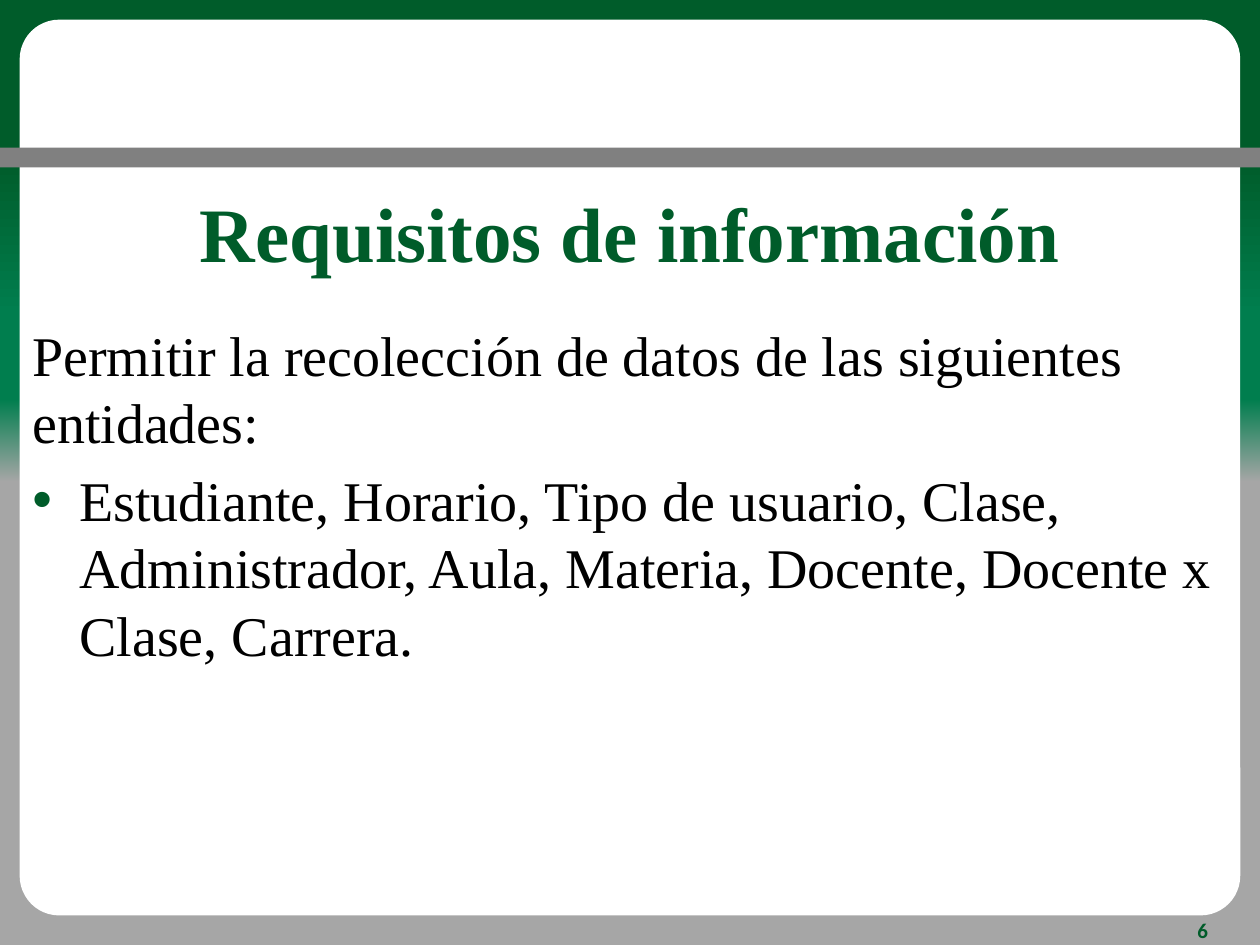
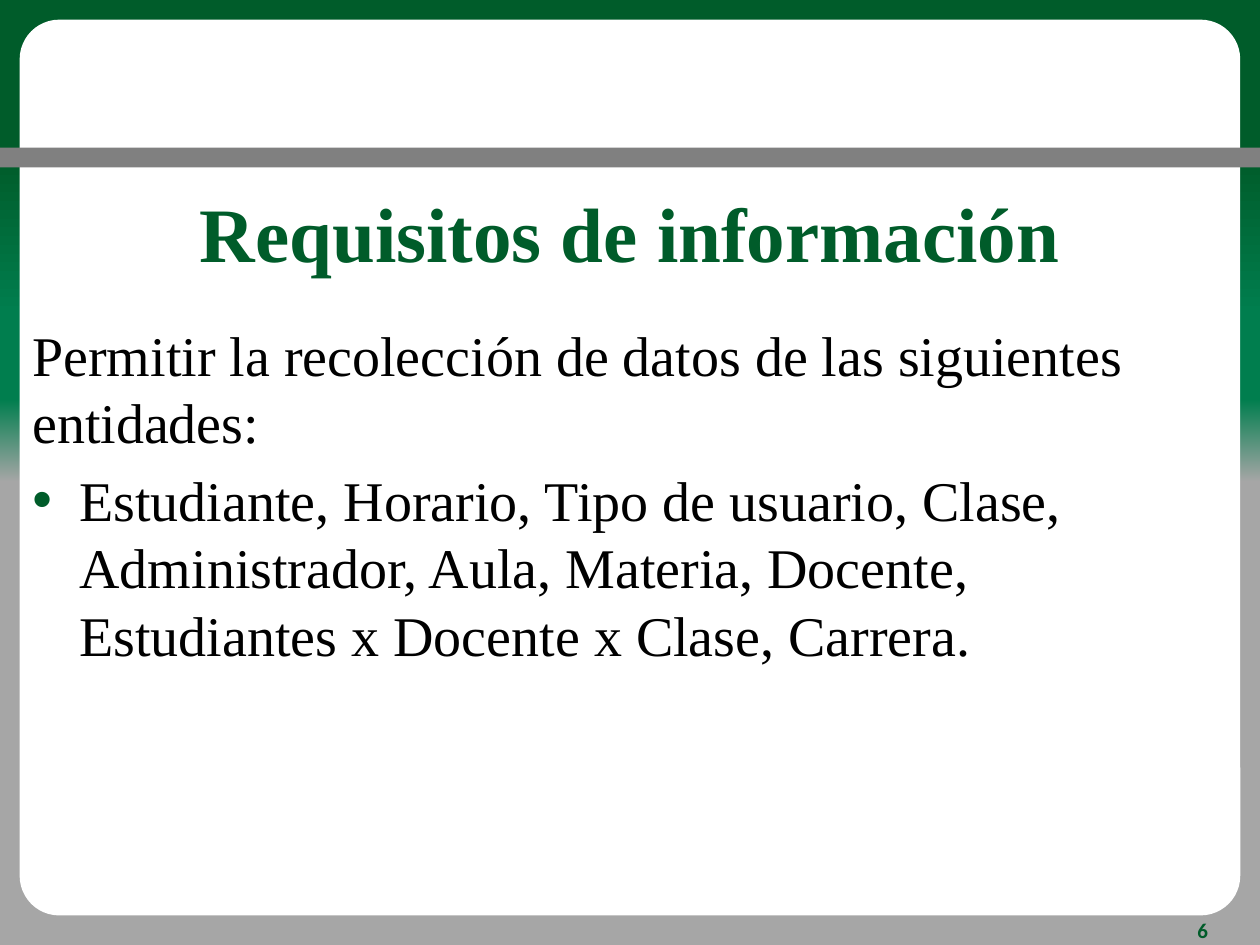
Before and after one commit to JDavidHR/Integrador, a slide deck: slide 6 of Documentos/Proyecto/Power_Point_Requerimientos.pptx. Drawn at 1260x945 pixels with LibreOffice and Linux fonts; fonts in the diff are those of the drawing; background and template pictures are left out. Boxes give left, top, right and bottom in pixels: in the first picture for what was removed or moved away, otherwise in the second. Text is boxed around its words. In the diff, an @@ line names an element or a change of style, - is before the commit and + after.

```diff
--- a/Documentos/Proyecto/Power_Point_Requerimientos.pptx
+++ b/Documentos/Proyecto/Power_Point_Requerimientos.pptx
@@ text at (x1=80, y1=482, x2=1060, y2=665): text changed @@
-• Estudiante, Horario, Tipo de usuario, Clase, Administrador, Aula, Materia, Docente, Docente x Clase, Carrera.
+• Estudiante, Horario, Tipo de usuario, Clase, Administrador, Aula, Materia, Docente, Estudiantes x Docente x Clase, Carrera.
```
Also in this commit, not shown: 6 other slides changed.
